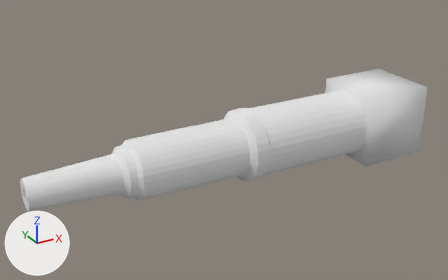
The OBJ model E'sTankCannonsMod/Resources/Models/75mmL24.obj: old version first, new version second.
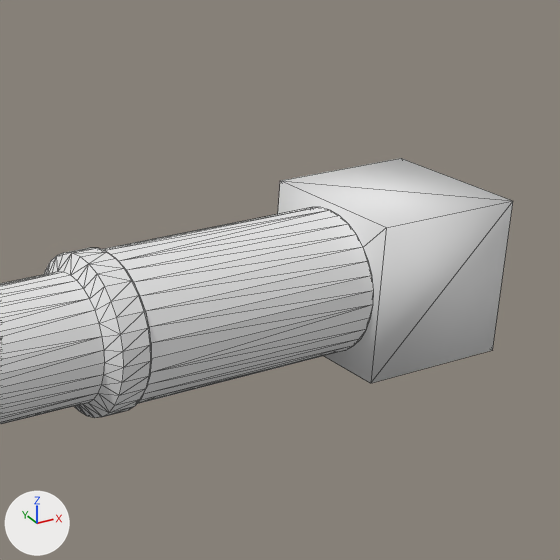
There are two pictures of each version: one whole from a 50 mm lens placed at (-2.59, -2.55, 1.33), pointed at (-1.16, 0.05, 0.03), one close up on the part from 46% to 100% of the width and 0% to 87% of the height. Every picture has the same lights, and +X, +Y and +Z are marked at lower left. The close-ups show mesh edges as thin lines. Where no turn or scale is listed for an object, it has been applied to the vertices.

The scene before the commit, as lines of its bpy script (objects in view):
```python
me_75mml24_円柱 = bpy.data.meshes.new('75mmL24_円柱')
me_75mml24_円柱.from_pydata(...)  # 392 vertices, 776 faces; spans x -2.2..0.0, y -0.2..0.2, z -0.2..0.2
me_75mml24_円柱.materials.append(mat_none)  # white #e7e7e7
ob_75mml24_円柱 = bpy.data.objects.new('75mmL24_円柱', me_75mml24_円柱)
ob_75mml24_円柱.location = (0.0, 0.0, 0.0)
```
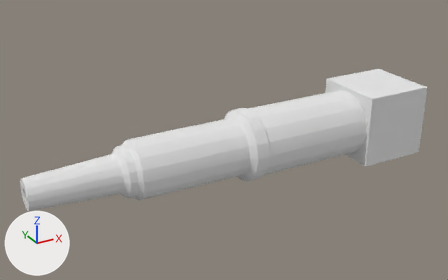
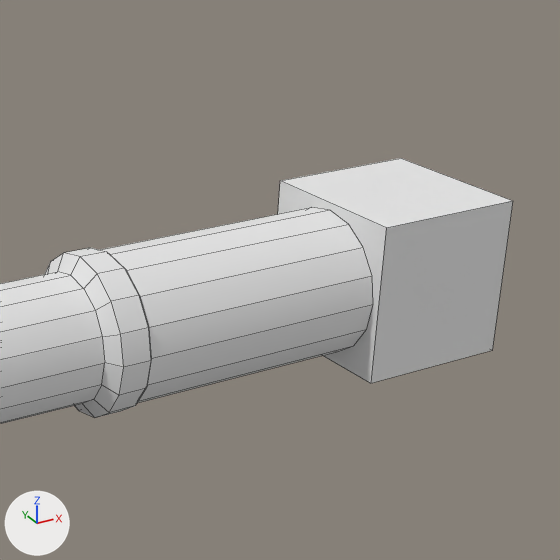
Boxes [x1, y1, x2, y2] around the edits, measured in the close-ups (560 x 560 px):
part 1 of me_75mml24_円柱, cut back
    before: [0, 207, 374, 424]

The change, as a diff of the scene's bpy script:
```diff
--- a/E'sTankCannonsMod/Resources/Models/75mmL24.obj.py
+++ b/E'sTankCannonsMod/Resources/Models/75mmL24.obj.py
@@ me_75mml24_円柱 @@
 # used by ob_75mml24_円柱; location = (0.0, 0.0, 0.0)
-me_75mml24_円柱.from_pydata(...)  # 392 vertices, 776 faces; spans x -2.2..0.0, y -0.2..0.2, z -0.2..0.2
+me_75mml24_円柱.from_pydata(...)  # 201 vertices, 198 faces; spans x -2.2..0.0, y -0.2..0.2, z -0.2..0.2
+# me_75mml24_円柱 part 1: 192 vertices removed from x -2.2..-0.4, y -0.19..0.19, z -0.19..0.19; 1 vertex added at x -0.4, y 0.0, z 0.0
 me_75mml24_円柱.materials.append(mat_none)
```
